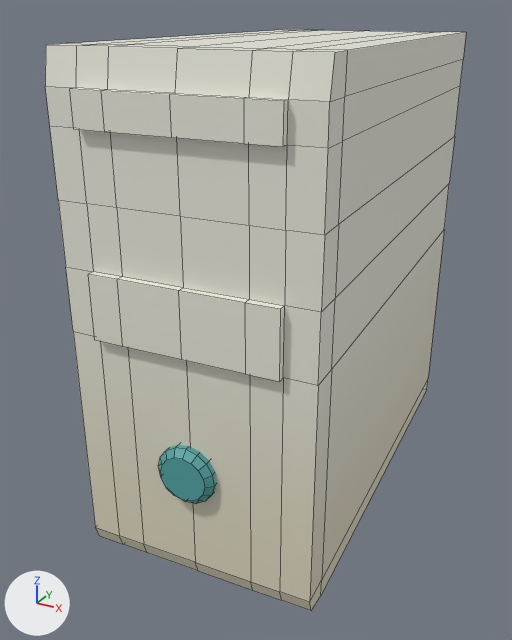
An edit to the FBX model Assets/Models/PC.fbx, drawn before and after from the same camera.
Both versions are drawn from a 50 mm camera at (2.3, -2.06, 2.6) aimed at (1.23, -0.13, 1.63). Lighting does not change. The marker at lower left points along +X, +Y and +Z. Mesh edges are drawn as thin lines. Where no turn or scale is listed for an object, it has been applied to the vertices.

The first picture shows 'Pc'.
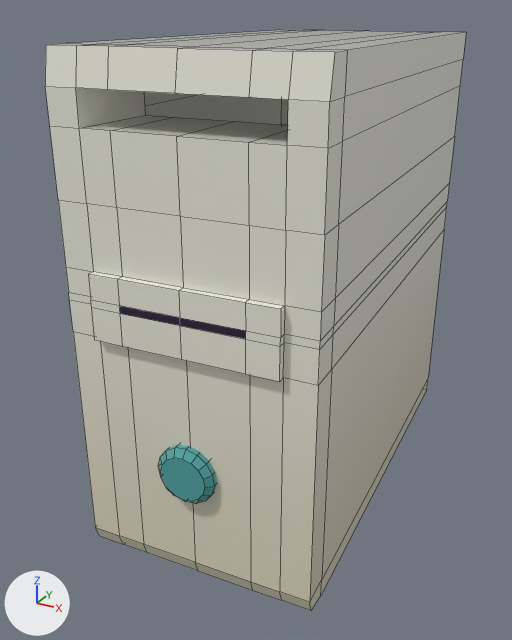
Scene script edits in JSON lines:
```json
{"op": "set", "path": "mat_materialglobal.roughness", "old": "0.5", "new": "0.0"}
{"block": "me_cube_003", "where": "# used by ob_pc; location = (1.318, -0.195, 1.934)"}
{"op": "remove", "block": "me_cube_003", "code": "me_cube_003.from_pydata(...)  # 206 vertices, 190 faces; spans x -0.418..0.394, y -0.562..0.934, z -0.894..0.586"}
{"op": "add", "block": "me_cube_003", "code": "me_cube_003.from_pydata(...)  # 242 vertices, 222 faces; spans x -0.418..0.394, y -0.562..0.934, z -0.894..0.586"}
{"block": "me_cube_003", "change": "me_cube_003 part 1"}
{"block": "me_cube_003", "change": "6 vertices are removed from x -0.147..0.214, y -0.555..-0.533, z 0.401..0.493"}
{"block": "me_cube_003", "change": "30 faces are deleted"}
{"block": "me_cube_003", "change": "4 vertices move from x -0.237..0.305, y -0.561..-0.527, z 0.401..0.493 to x -0.239..0.303, y -0.279..-0.246, z 0.401..0.493"}
{"block": "me_cube_003", "change": "18 new vertices lie (0.0, 0.0, 0.094) away from vertices in x -0.418..0.394, y -0.561..0.934, z -0.154"}
{"block": "me_cube_003", "change": "18 new vertices lie (0.0, 0.0, -0.073) away from vertices in x -0.418..0.394, y -0.561..0.934, z 0.035"}
{"block": "me_cube_003", "change": "6 new vertices lie (0.0, 0.26, 0.0) away from vertices in x -0.148..0.213, y -0.534..-0.511, z 0.401..0.493"}
{"block": "me_cube_003", "change": "62 new faces join them"}
```

Boxes [x1, y1, x2, y2] around the edits, measured in the pictures (512 x 640 px):
```json
{"object": "Pc", "change": "surface changed, reshaped", "before": [45, 30, 466, 611], "after": [45, 30, 466, 611], "on screen": "white to grey"}
{"part": 1, "of": "me_cube_003", "change": "built on", "before": [66, 88, 449, 386], "after": [66, 88, 449, 386]}
```
